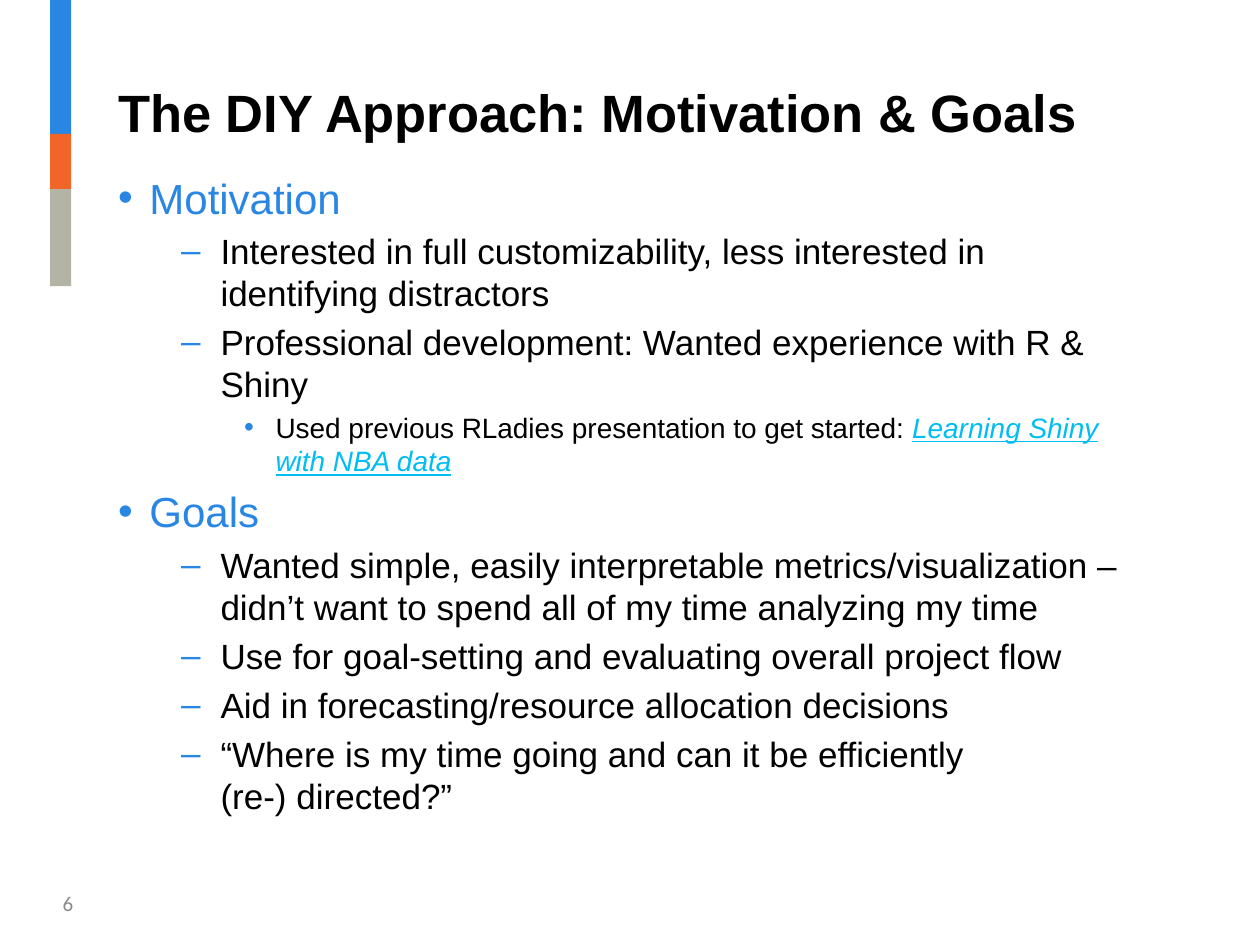
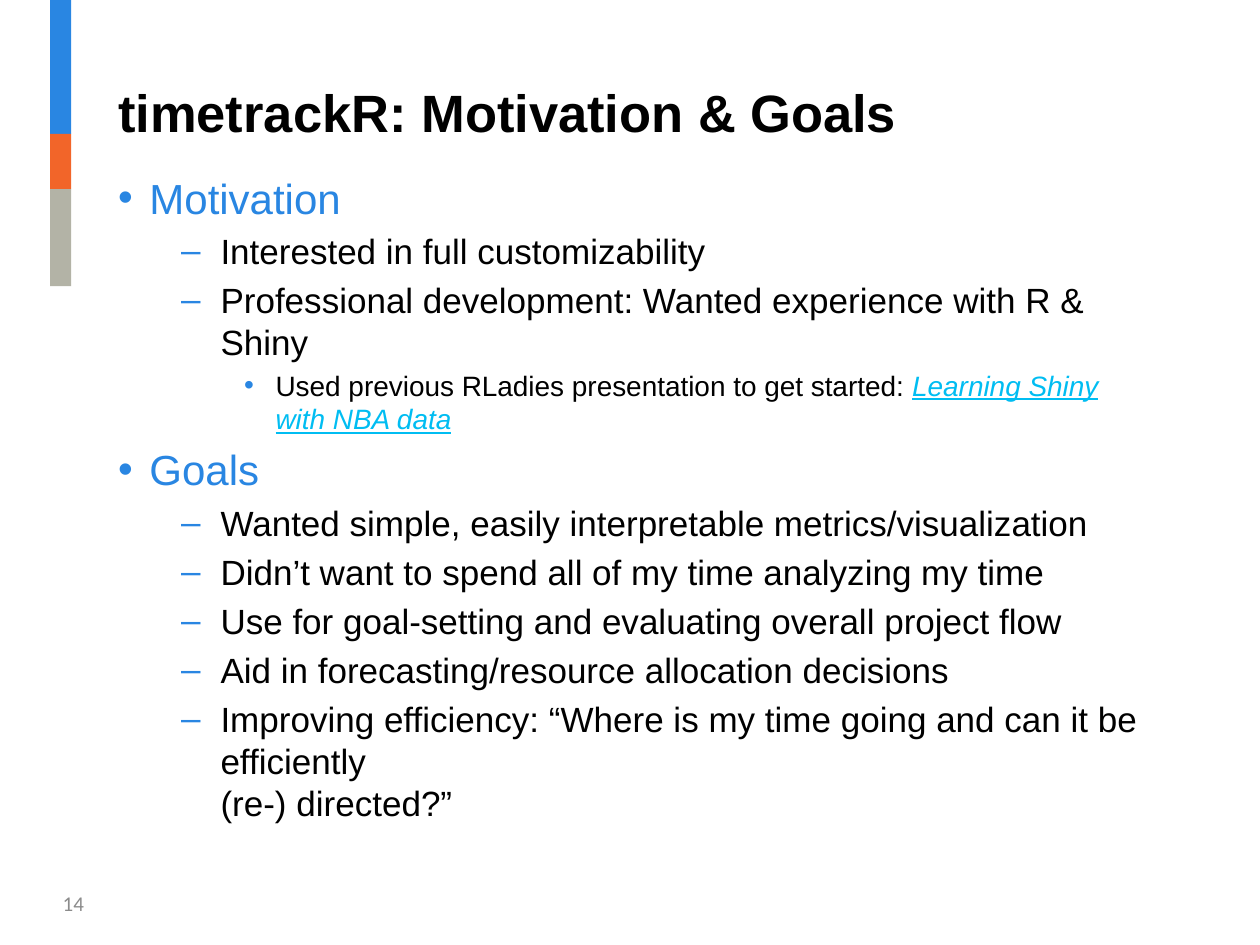
Before and after one commit to jalavery/timetrackR, a slide deck: slide 14 of Strategy and Innovation timetrackR Presentation.pptx (slide 6 before the commit). Drawn at 1260x945 pixels with LibreOffice and Linux fonts; fonts in the diff are those of the drawing; background and template pictures are left out. Boxes give left, top, right and bottom in pixels: in the first picture for what was removed or moved away, otherwise in the second. Text is boxed around its words. In the diff, an @@ line names an element or a change of style, - is before the commit and + after.

```diff
--- a/Strategy and Innovation timetrackR Presentation.pptx
+++ b/Strategy and Innovation timetrackR Presentation.pptx
@@ title at box(118, 94, 896, 133): text changed @@
-The DIY Approach: Motivation & Goals
+timetrackR: Motivation & Goals
@@ text at box(220, 238, 705, 271): text changed @@
-  – Interested in full customizability, less interested in identifying distractors
+  – Interested in full customizability
@@ text at box(220, 510, 1087, 591): text changed @@
-  – Wanted simple, easily interpretable metrics/visualization – didn’t want to spend all of my time analyzing my time
+  – Wanted simple, easily interpretable metrics/visualization
+  – Didn’t want to spend all of my time analyzing my time
@@ text at box(220, 706, 1137, 780): text changed @@
-  – “Where is my time going and can it be efficiently
-    (re-) directed?”
+  – Improving efficiency: “Where is my time going and can it be efficiently
+    (re-) directed?”
@@ page number at box(63, 897, 84, 911): text changed @@
-6
+14
```
Also in this commit, not shown: 11 other slides changed, 16 slides added, 12 slides removed, 9 other files.
